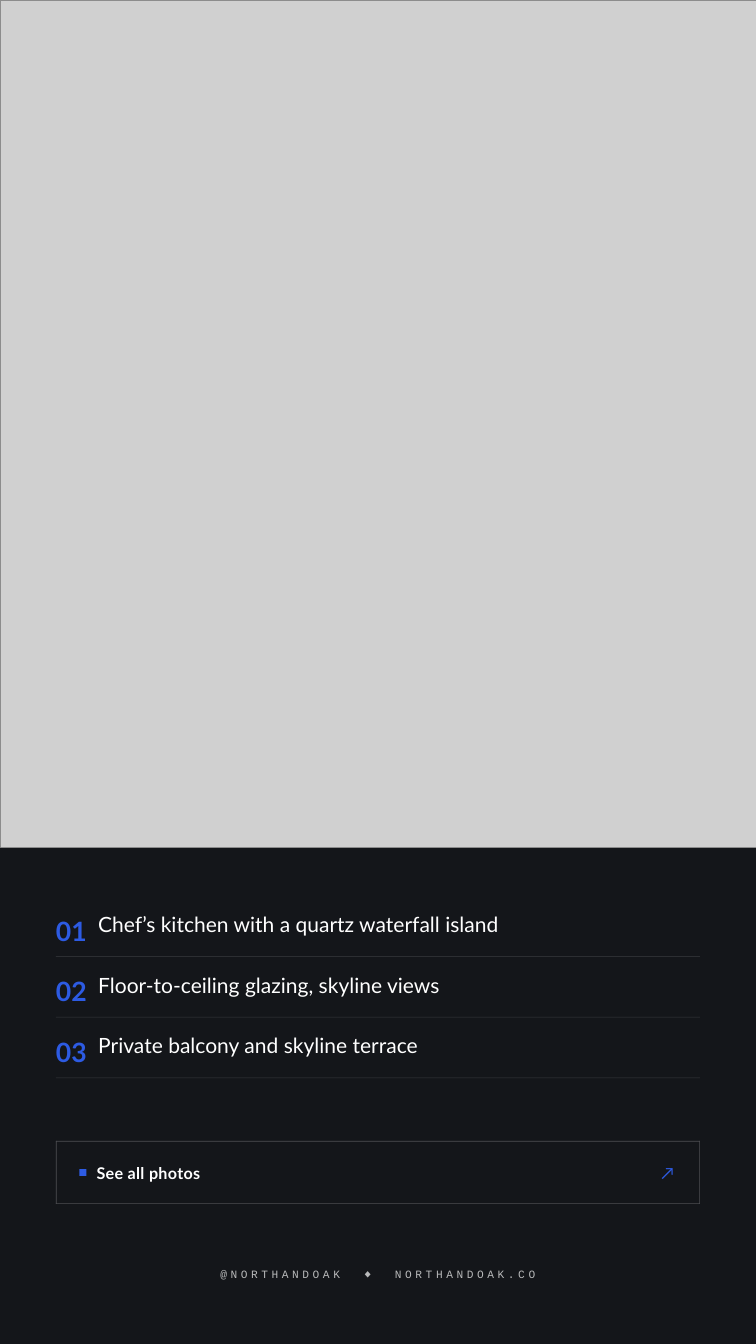
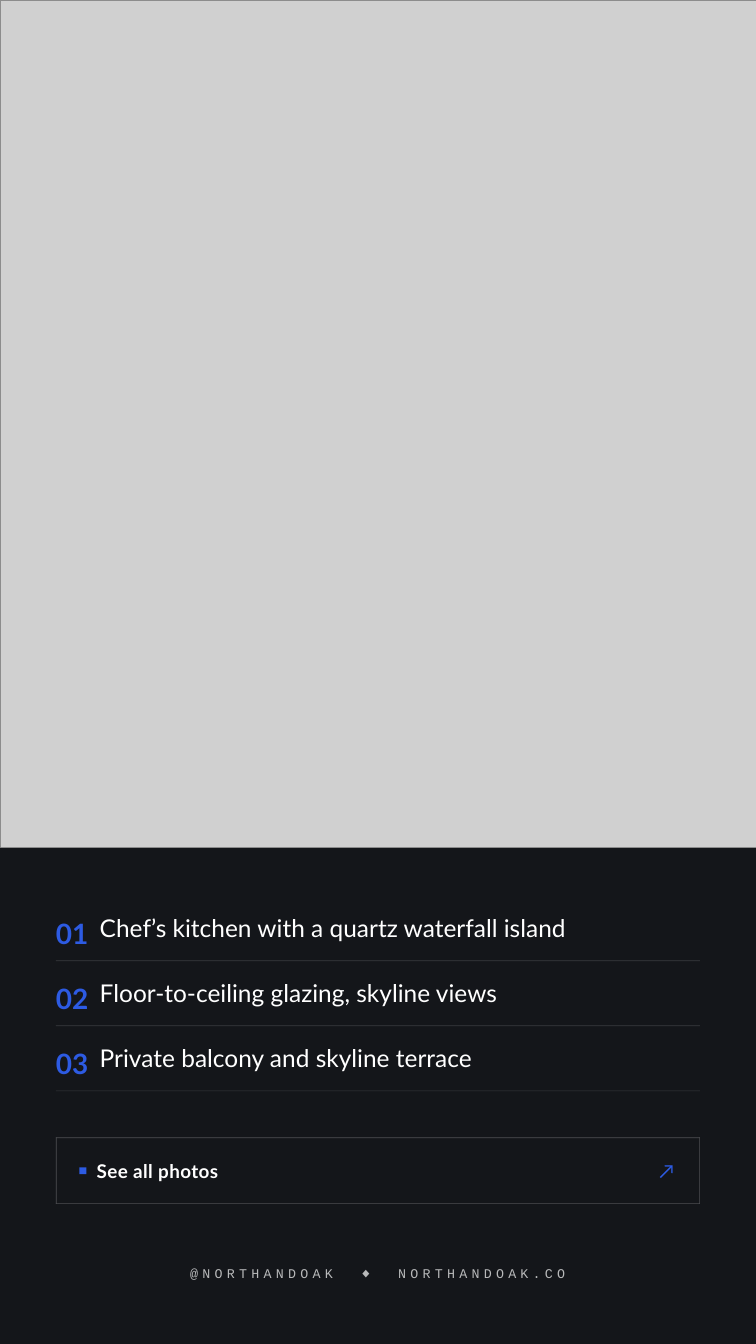
Before and after one commit to blacklizardint/Canva-Templates, a slide deck: slide 1 of metro/metro-s07-listing-highlight.pptx. Drawn at 756x1344 pixels with LibreOffice and Linux fonts; fonts in the diff are those of the drawing; grey boxes stand for pictures. Boxes give left, top, right and bottom in pixels: in the first picture for what was removed or moved away, otherwise in the second. Text is boxed around its words. In the diff, an @@ line names an element or a change of style, - is before the commit and + after.

```diff
--- a/metro/metro-s07-listing-highlight.pptx
+++ b/metro/metro-s07-listing-highlight.pptx
@@ rectangle: place and size @@
-rectangle at [56, 956, 700, 957]
+rectangle at [56, 960, 700, 961]
@@ size 22.5 to 26.2 pt in 3 elements at [100, 918, 566, 942], [100, 1049, 472, 1072], [100, 984, 497, 1007] @@
@@ size 28.5 to 30 pt in 3 elements at [56, 923, 88, 944], [56, 988, 88, 1009], [56, 1053, 88, 1074] @@
@@ text "03": place and size @@
-text "03" at [56, 1042, 87, 1062]
+text "03" at [56, 1053, 88, 1074]
@@ rectangle: place and size @@
-rectangle at [56, 1017, 700, 1017]
+rectangle at [56, 1025, 700, 1026]
@@ text "Private balcony and skyline terrace": place and size @@
-text "Private balcony and skyline terrace" at [98, 1037, 418, 1057]
+text "Private balcony and skyline terrace" at [100, 1049, 472, 1072]
@@ rectangle: place and size @@
-rectangle at [56, 1141, 700, 1142]
+rectangle at [56, 1138, 700, 1138]
@@ text "See all photos" at [97, 1164, 218, 1181]: size 17.2 to 20.2 pt, letter spacing 0.3 to 0.4 pt @@
@@ text "↗" at [659, 1159, 713, 1182]: size 18 to 21 pt @@
@@ text "@NORTHANDOAK ◆ NORTHANDOAK.CO": place and size @@
-text "@NORTHANDOAK ◆ NORTHANDOAK.CO" at [220, 1271, 535, 1280]
+text "@NORTHANDOAK ◆ NORTHANDOAK.CO" at [190, 1269, 565, 1280]
@@ text "@NORTHANDOAK ◆ NORTHANDOAK.CO" at [190, 1269, 565, 1280]: size 12 to 14.2 pt, letter spacing 3.8 to 4.6 pt @@
```
Also in this commit, not shown: 47 other files.
